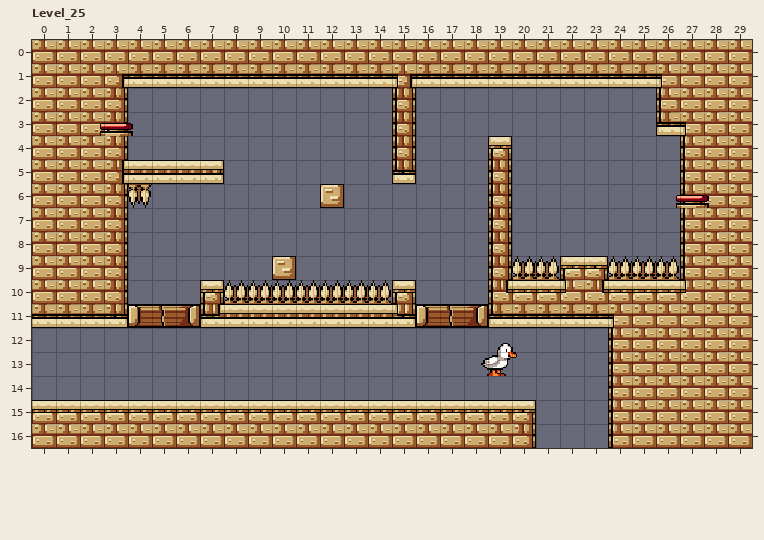
One commit to this LDtk project: ldtk_levels/test.ldtk. The first picture shows the starting point.
Cells are 16x16 px. Shown: Level_25 x 0..29, y 0..16. The commit also changed other parts of the map, which this record leaves out.
Now the later version:
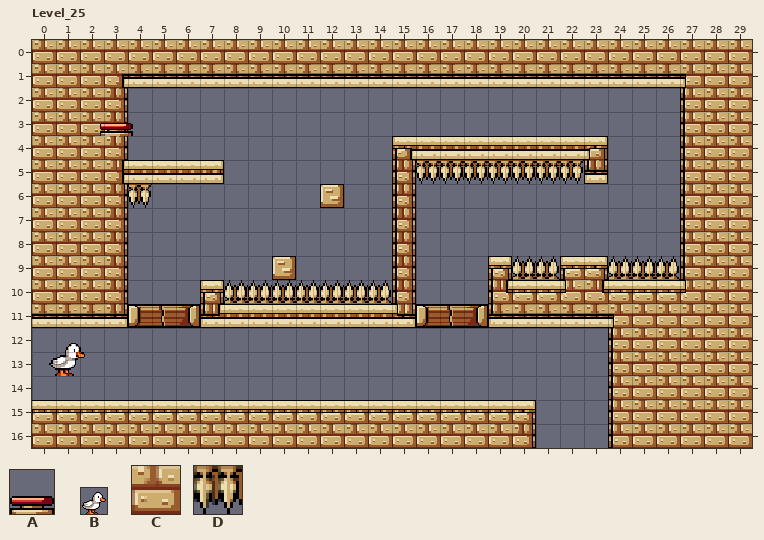
Key: from "Button": A 0; from "Duck": B 0; from "Dungeon": C 1 "Dungeon", D 5 "SpikesDown".
_ is an empty cell.
Objects are placed by their top-left corner, in cells (3,4 is the top-left corner of cell 3,4); size is 1x1 cell unless given.
Change:
Layer "Dungeon":
y 2..3: x 15 C -> _; x 26 C -> _
y 4: x 16..18 ___ -> CCC; x 20..23 ____ -> CCCC
y 5: x 16..23 ___C____ -> DDDDDDDC
y 6..8: x 15 _ -> C; x 19 C -> _
y 9: x 15 _ -> C
Layer "EntitiesLargeGrid":
changed: B "PlayerSpawn" at 18.7,12.4 size 1.6x1.6 -> B "PlayerSpawn" at 0.7,12.4 size 1.6x1.6
removed: A "Button" at 26.8,5.6 size 1.4x1.4
